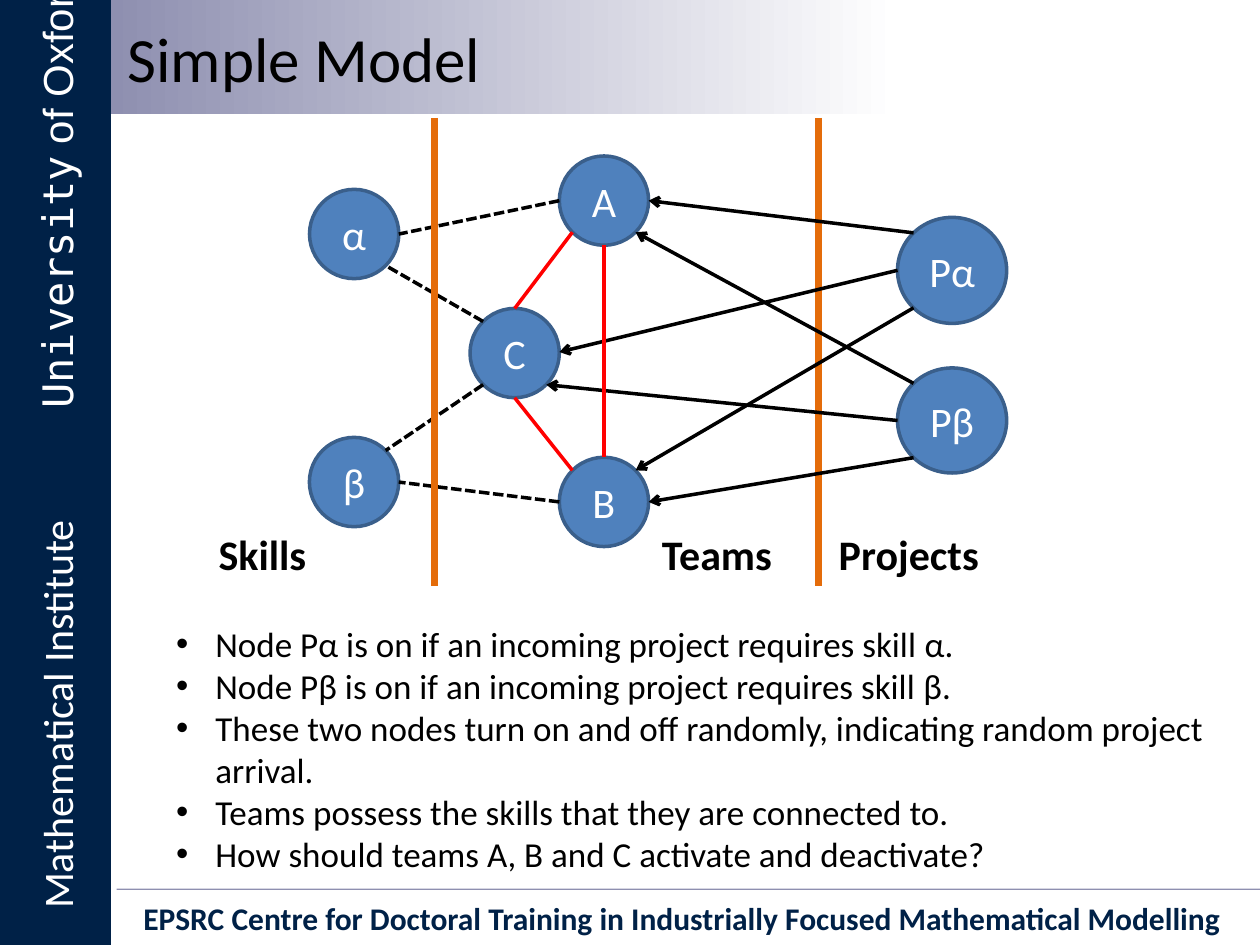
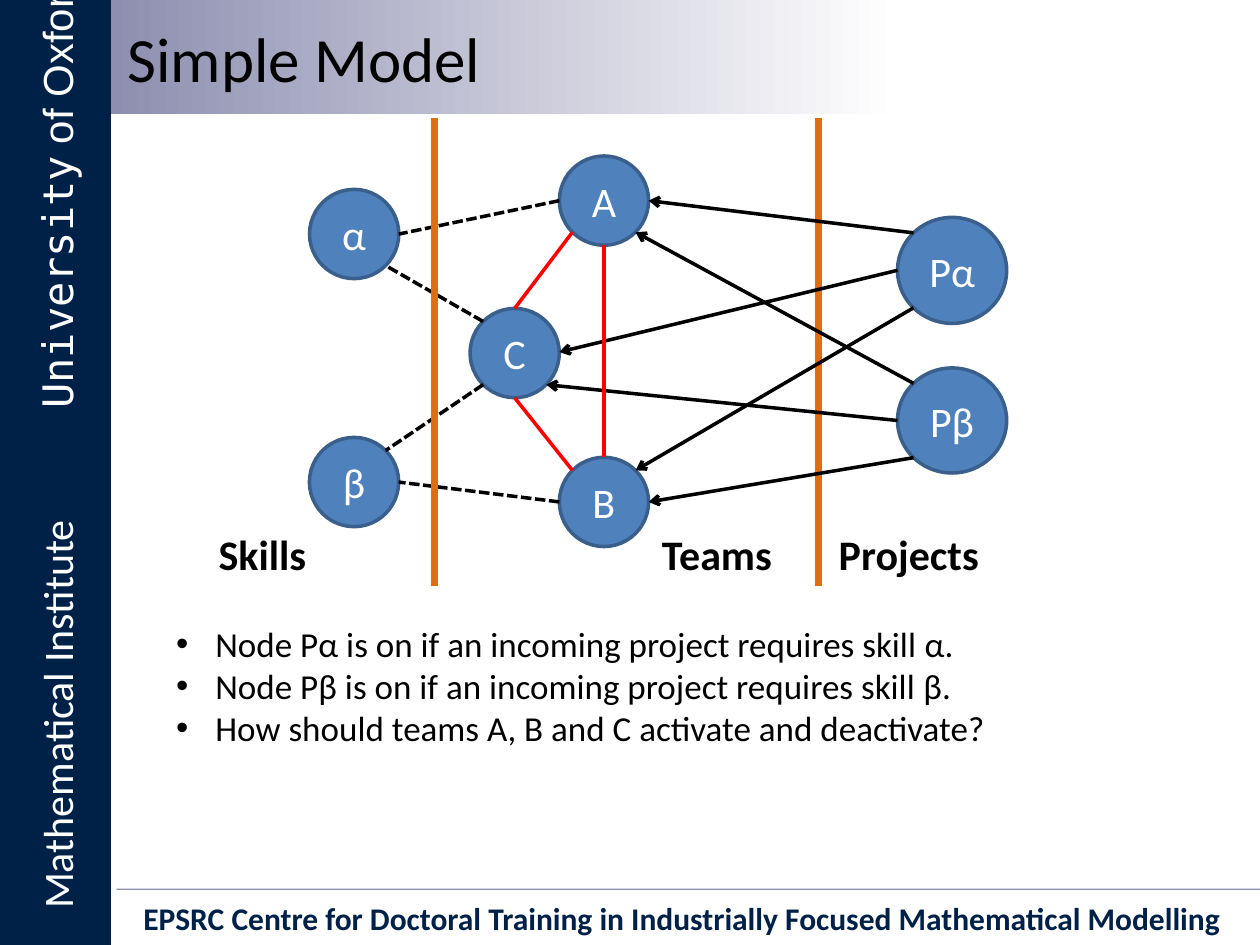
Before and after one commit to Ectheleon/IIT-Mini-Project, a slide deck: slide 17 of Writeup/Presentation/Integrated Information Theory for Organisational Consciousness.pptx. Drawn at 1260x945 pixels with LibreOffice and Linux fonts; fonts in the diff are those of the drawing; background and template pictures are left out. Boxes give left, top, right and bottom in pixels: in the first picture for what was removed or moved away, otherwise in the second. Text is boxed around its words. In the diff, an @@ line names an element or a change of style, - is before the commit and + after.

```diff
--- a/Writeup/Presentation/Integrated Information Theory for Organisational Consciousness.pptx
+++ b/Writeup/Presentation/Integrated Information Theory for Organisational Consciousness.pptx
@@ text at [215, 716, 1203, 831]: paragraphs removed @@
-• These two nodes turn on and off randomly, indicating random project arrival.
-• Teams possess the skills that they are connected to.
```
Also in this commit, not shown: 1 other slide changed, 1 slide added, 1 slide removed.
